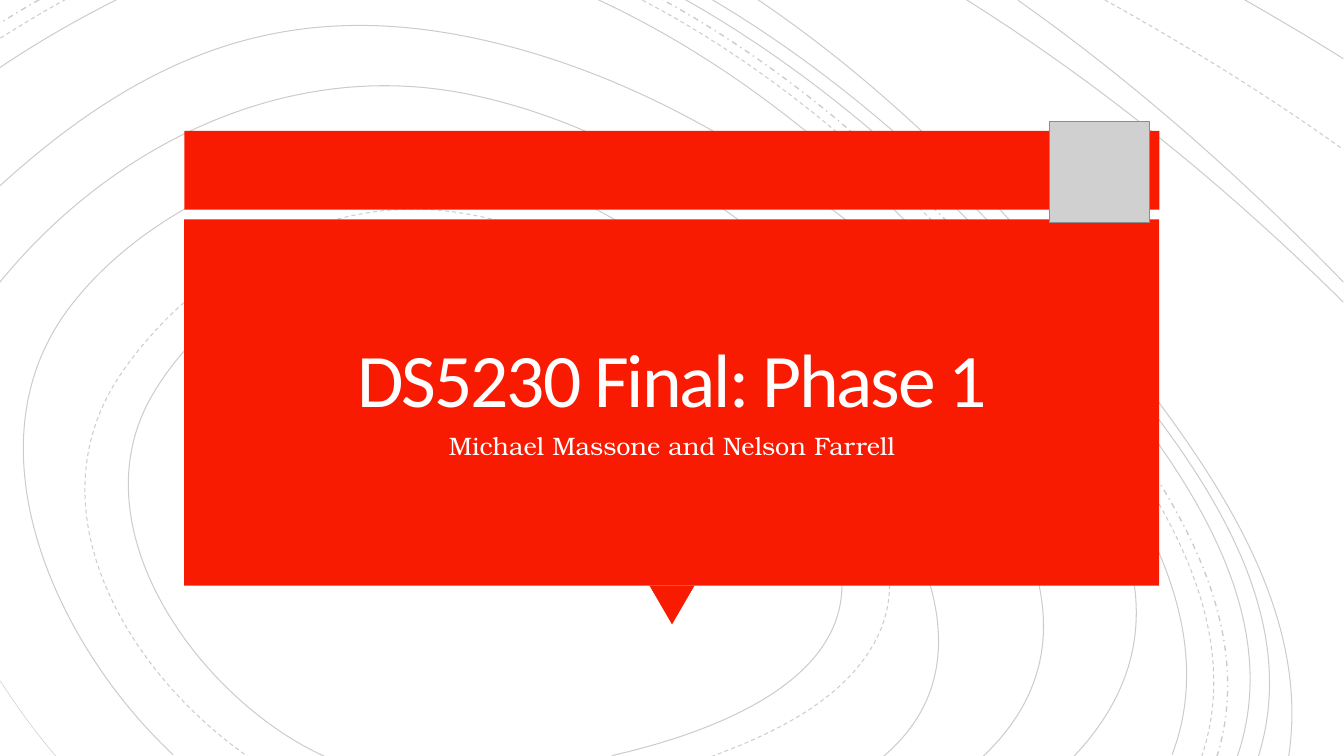
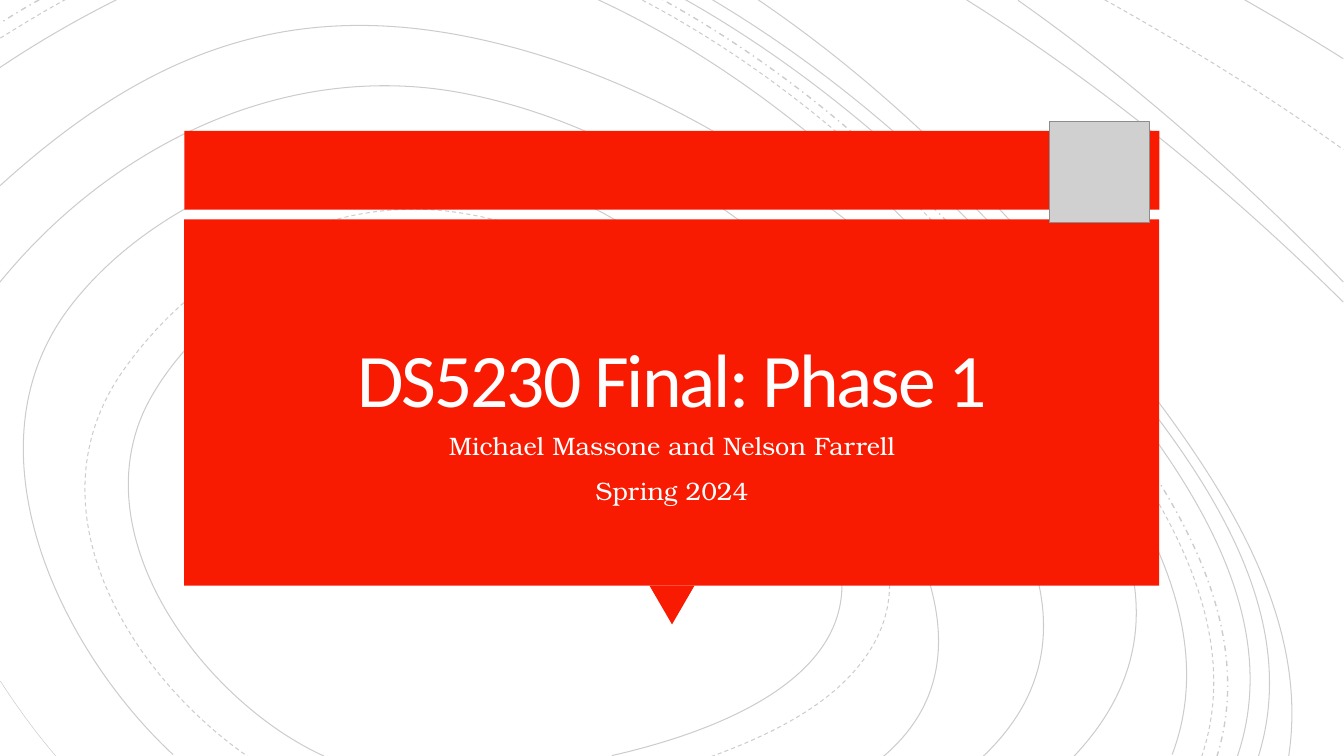
Before and after one commit to mmkke/DS5230_clustering_project, a slide deck: slide 1 of ds5230_phase1_farrell_massone.pptx. Drawn at 1344x756 pixels with LibreOffice and Linux fonts; fonts in the diff are those of the drawing; grey boxes stand for pictures. Boxes give left, top, right and bottom in pixels: in the first picture for what was removed or moved away, otherwise in the second. Text is boxed around its words. In the diff, an @@ line names an element or a change of style, - is before the commit and + after.

```diff
--- a/ds5230_phase1_farrell_massone.pptx
+++ b/ds5230_phase1_farrell_massone.pptx
@@ subtitle at bbox=[596, 482, 748, 506]: paragraph added @@
+Spring 2024
```
Also in this commit, not shown: 4 other slides changed, 3 slides added, 1 other file.
